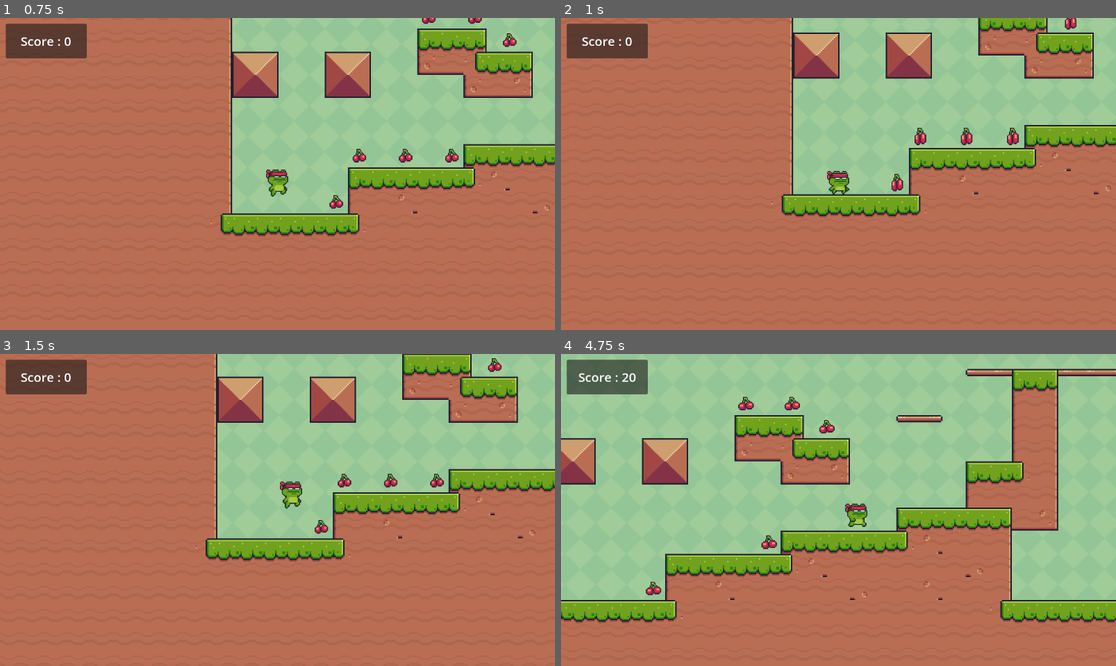
Above: before the commit, frames 1-4 (two rows, left to right).
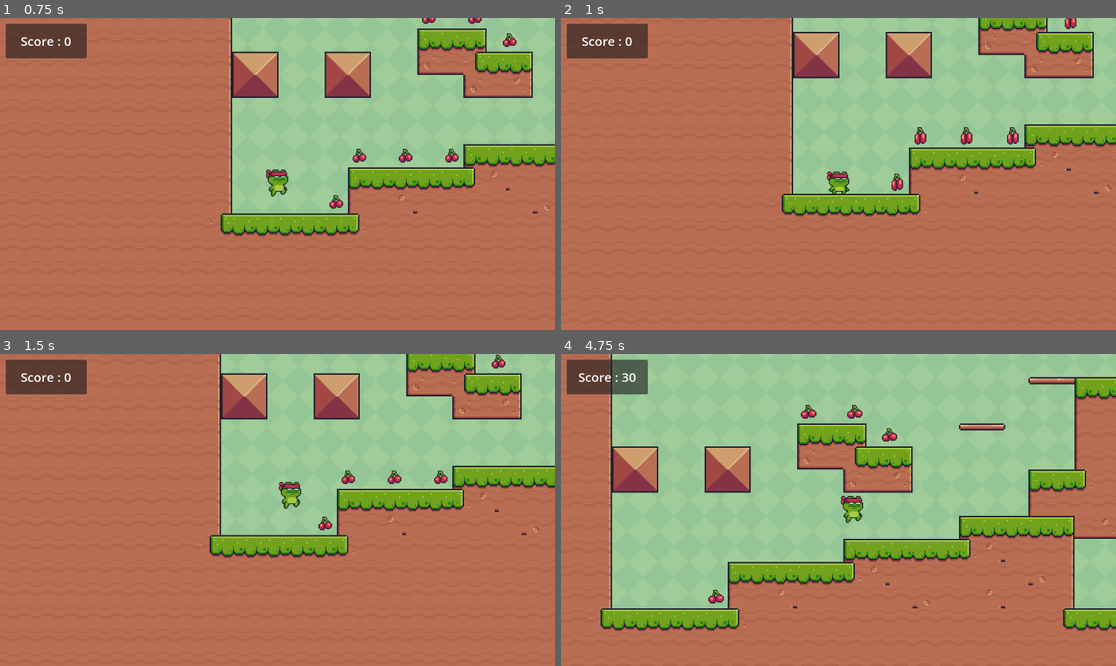
Above: after the commit, the same moments.

Repository: demarbre1u/godot-platformer
Game: Godot game, scene res://scenes/main_menu.tscn
Two runs of this game, one before a commit and one after it. Both use one fixed random seed, a clock stepped at 60 frames per second and the inputs below.
Inputs:
- Up to frame 1 (0.75 s): click "Level 1" at 0.5 s
- Up to frame 2 (1 s): no input
- Up to frame 3 (1.5 s): hold D (right) from 1.28 s (still down); tap Space (up) at 1.35 s
- Up to frame 4 (4.75 s): tap Space (up) at 1.52, 1.82, 2.1, 2.27, 2.57, 2.85, 3.6, 3.77, 4.07, 4.35, 4.52 s; release D (right) at 2.78 s; hold A (left) 2.78-3.53 s; hold D (right) from 3.53 s (still down)

Frame 1 is identical in both runs. In frame 2, 1.9% of the frame differs, in the area x 37-100%, y 0-64%; in frame 3, 8.4%; in frame 4, 42%, in the area x 0-100%, y 0-89%.

Commit message:
Added a walljump mechanic

Diff:
--- a/scenes/player.gd
+++ b/scenes/player.gd
@@ -3,6 +3,8 @@
 
 const SPEED = 300.0
 const JUMP_VELOCITY = -550.0
+const WALL_JUMP_VELOCITY = -450.0
+
 @onready var sprite_2d = $Sprite2D
 
 # Get the gravity from the project settings to be synced with RigidBody nodes.
@@ -20,17 +22,32 @@
 		velocity.y += gravity * delta
 		sprite_2d.animation = "jumping"
 
-	# Handle jump.
-	if Input.is_action_just_pressed("up") and is_on_floor():
-		velocity.y = JUMP_VELOCITY
+	if is_on_wall_only():
+		if Input.is_action_pressed("left"):
+			sprite_2d.animation = "walljump"
+			sprite_2d.set_flip_h(true)
+		if Input.is_action_pressed("right"):
+			sprite_2d.animation = "walljump"
+			sprite_2d.set_flip_h(false)
 
 	# Get the input direction and handle the movement/deceleration.
 	# As good practice, you should replace UI actions with custom gameplay actions.
 	var direction = Input.get_axis("left", "right")
 	if direction:
-		velocity.x = direction * SPEED
+		velocity.x = move_toward(velocity.x, direction * SPEED, SPEED / 5)
 		sprite_2d.set_flip_h(direction < 0)
 	else:
 		velocity.x = move_toward(velocity.x, 0, SPEED / 5)
 
 	move_and_slide()
+
+	# Handle jump.
+	if Input.is_action_just_pressed("up"):
+		if is_on_floor():
+			velocity.y = JUMP_VELOCITY
+		if is_on_wall_only():
+			velocity.y = JUMP_VELOCITY
+			if Input.is_action_pressed("left"):
+				velocity.x = -WALL_JUMP_VELOCITY
+			if Input.is_action_pressed("right"):
+				velocity.x = WALL_JUMP_VELOCITY
--- a/scenes/player.tscn
+++ b/scenes/player.tscn
@@ -1,9 +1,10 @@
-[gd_scene load_steps=31 format=3 uid="uid://btl87gca3ux3t"]
+[gd_scene load_steps=37 format=3 uid="uid://btl87gca3ux3t"]
 
 [ext_resource type="Script" path="res://scenes/player.gd" id="1_ggi80"]
 [ext_resource type="Texture2D" uid="uid://04ifik6gx68c" path="res://assets/sprites/Idle (32x32).png" id="2_5r7rt"]
 [ext_resource type="Texture2D" uid="uid://baruvqe07p5iy" path="res://assets/sprites/Jump (32x32).png" id="3_c6tgm"]
 [ext_resource type="Texture2D" uid="uid://dhp2cq6tb3qpf" path="res://assets/sprites/Run (32x32).png" id="4_p6ni5"]
+[ext_resource type="Texture2D" uid="uid://37xig5cp1wy6" path="res://assets/sprites/Wall Jump (32x32).png" id="5_0mmlg"]
 
 [sub_resource type="AtlasTexture" id="AtlasTexture_k1r0y"]
 atlas = ExtResource("2_5r7rt")
@@ -101,6 +102,26 @@
 atlas = ExtResource("4_p6ni5")
 region = Rect2(352, 0, 32, 32)
 
+[sub_resource type="AtlasTexture" id="AtlasTexture_qwcej"]
+atlas = ExtResource("5_0mmlg")
+region = Rect2(0, 0, 32, 32)
+
+[sub_resource type="AtlasTexture" id="AtlasTexture_6hsl4"]
+atlas = ExtResource("5_0mmlg")
+region = Rect2(32, 0, 32, 32)
+
+[sub_resource type="AtlasTexture" id="AtlasTexture_p3q0v"]
+atlas = ExtResource("5_0mmlg")
+region = Rect2(64, 0, 32, 32)
+
+[sub_resource type="AtlasTexture" id="AtlasTexture_e1qun"]
+atlas = ExtResource("5_0mmlg")
+region = Rect2(96, 0, 32, 32)
+
+[sub_resource type="AtlasTexture" id="AtlasTexture_srian"]
+atlas = ExtResource("5_0mmlg")
+region = Rect2(128, 0, 32, 32)
+
 [sub_resource type="SpriteFrames" id="SpriteFrames_iigns"]
 animations = [{
 "frames": [{
@@ -189,10 +210,31 @@
 "loop": true,
 "name": &"running",
 "speed": 20.0
+}, {
+"frames": [{
+"duration": 1.0,
+"texture": SubResource("AtlasTexture_qwcej")
+}, {
+"duration": 1.0,
+"texture": SubResource("AtlasTexture_6hsl4")
+}, {
+"duration": 1.0,
+"texture": SubResource("AtlasTexture_p3q0v")
+}, {
+"duration": 1.0,
+"texture": SubResource("AtlasTexture_e1qun")
+}, {
+"duration": 1.0,
+"texture": SubResource("AtlasTexture_srian")
+}],
+"loop": true,
+"name": &"walljump",
+"speed": 5.0
 }]
 
-[sub_resource type="RectangleShape2D" id="RectangleShape2D_gxskp"]
-size = Vector2(46, 56)
+[sub_resource type="CapsuleShape2D" id="CapsuleShape2D_pyhx8"]
+radius = 19.0
+height = 52.0
 
 [node name="Player" type="CharacterBody2D"]
 script = ExtResource("1_ggi80")
@@ -201,9 +243,10 @@
 texture_filter = 1
 scale = Vector2(2, 2)
 sprite_frames = SubResource("SpriteFrames_iigns")
+animation = &"walljump"
 autoplay = "default"
-frame_progress = 0.351084
+frame_progress = 0.202199
 
 [node name="CollisionShape2D" type="CollisionShape2D" parent="."]
 position = Vector2(-1, 4)
-shape = SubResource("RectangleShape2D_gxskp")
+shape = SubResource("CapsuleShape2D_pyhx8")
Binary file added: assets/sprites/Wall Jump (32x32).png
Not shown, added: assets/sprites/Wall Jump (32x32).png.import
